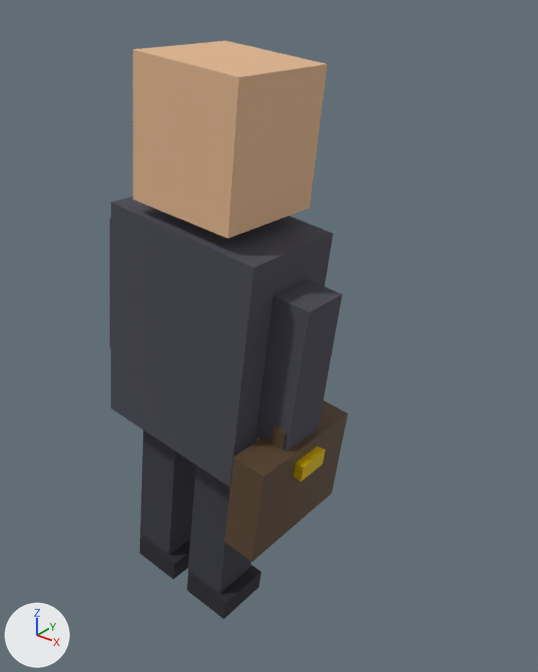
One commit to the glTF model public/assets/actors/presidente.gltf: the scene before it, then after it.
One viewpoint serves both versions: a camera (50 mm lens) standing at (1.061, -1.083, 1.478) and looking at (0.126, 0.086, 0.753). The axes (+X, +Y, +Z) are drawn at lower left. The lights are the same throughout. The older version comes first. Both versions are drawn at frame 6 of the action 'run'; the numbers are the values there.

The older version as bpy lines, for what is in view:
```python
me_maletin = bpy.data.meshes.new('maletin')
me_maletin.from_pydata(...)  # a box spanning x -0.5..0.5, y -0.5..0.5, z -0.5..0.5
me_maletin.materials.append(mat_maletin)  # brown #59442e
ob_arml = bpy.data.objects.new('armL', None)
ob_arml.parent = ob_hips
ob_arml.location = (-0.23, 0.0, 0.44)
ob_armr = bpy.data.objects.new('armR', None)
ob_armr.parent = ob_hips
ob_armr.location = (0.23, 0.0, 0.44)
ob_briefcase = bpy.data.objects.new('briefcase', me_maletin)
ob_briefcase.parent = ob_armr
ob_briefcase.location = (0.02, 0.0, -0.45)
ob_briefcase.scale = (0.08, 0.3, 0.24)
ob_hips = bpy.data.objects.new('hips', None)
ob_hips.parent = ob_root
ob_hips.location = (0.0, 0.0, 0.52)
ob_hips.rotation_euler = (0.0, 0.14, 0.0)  # degrees (0, 8, 0)
ob_legl = bpy.data.objects.new('legL', None)
ob_legl.parent = ob_hips
ob_legl.location = (-0.09, 0.0, 0.02)
ob_legr = bpy.data.objects.new('legR', None)
ob_legr.parent = ob_hips
ob_legr.location = (0.09, 0.0, 0.02)
# also in view: 'legRMesh' at (0.06, 0.0, 0.299); 'legLMesh' at (-0.118, 0.0, 0.325); 'head' at (0.093, 0.0, 1.204); 'shoeL' at (-0.134, 0.0, 0.074); 'shoeR' at (0.045, 0.0, 0.049)
```
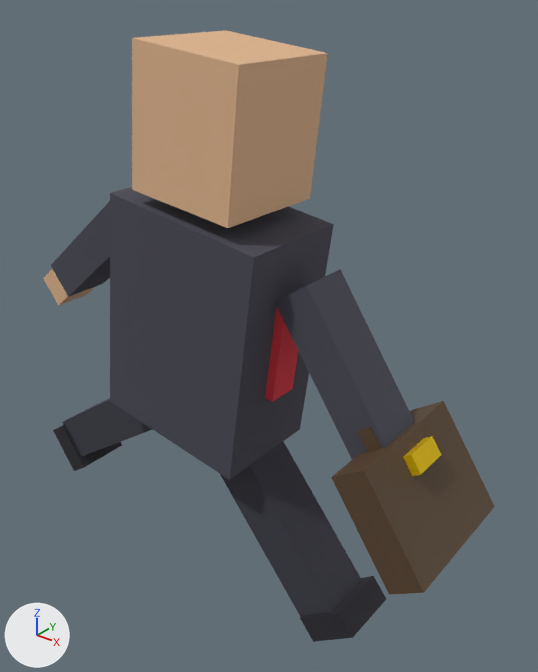
Not drawn themselves, but carrying or shaping drawn objects: ob_hips, ob_arml, ob_armr, ob_legl, ob_legr.

Changed parts and their boxes (x1, y1, x2, y2) in the pictures (538 x 672 px):
'torso', moved
    before: (111, 196, 333, 487)
    after: (110, 187, 334, 480)
'head', moved
    before: (133, 41, 327, 238)
    after: (132, 30, 328, 228)
'briefcase', moved, turned
    before: (224, 400, 348, 562)
    after: (331, 401, 495, 594)
'armRMesh', moved, turned
    before: (256, 279, 342, 451)
    after: (274, 269, 415, 460)
'legRMesh', moved, turned
    before: (188, 465, 251, 594)
    after: (220, 441, 362, 617)
'legLMesh', moved, turned
    before: (140, 430, 196, 555)
    after: (62, 398, 153, 456)
'shoeR', moved, turned
    before: (187, 565, 261, 619)
    after: (300, 576, 386, 642)
'armLMesh', moved, turned (mostly hidden before)
    before: (110, 218, 111, 349)
    after: (51, 201, 110, 297)
'shoeL', moved, turned
    before: (140, 536, 190, 579)
    after: (53, 425, 122, 471)
'tie', moved (not visible before)
    after: (265, 308, 298, 402)
'caseClasp', moved, turned
    before: (293, 446, 325, 482)
    after: (403, 436, 441, 476)
'caseHandle', moved, turned
    before: (271, 426, 286, 450)
    after: (358, 427, 381, 452)
'handL', moved, turned (not visible before)
    after: (43, 269, 94, 305)

Edits to the bpy script that builds the scene:
```text
Change ob_hips:
    ob_hips.location: (0.0, 0.0, 0.52) -> (0.0, 0.0, 0.539)
Change ob_arml:
    ob_arml.rotation_euler: (0.0, 0.0, 0.0) -> (0.0, 0.741, 0.0)  # degrees (0, 0, 0) -> degrees (0, 42, 0)
Change ob_armr:
    ob_armr.rotation_euler: (0.0, 0.0, 0.0) -> (0.0, -0.741, 0.0)  # degrees (0, 0, 0) -> degrees (0, -42, 0)
Change ob_legl:
    ob_legl.rotation_euler: (0.0, 0.0, 0.0) -> (0.0, 0.823, 0.0)  # degrees (0, 0, 0) -> degrees (0, 47, 0)
Change ob_legr:
    ob_legr.rotation_euler: (0.0, 0.0, 0.0) -> (0.0, -0.823, 0.0)  # degrees (0, 0, 0) -> degrees (0, -47, 0)
```
